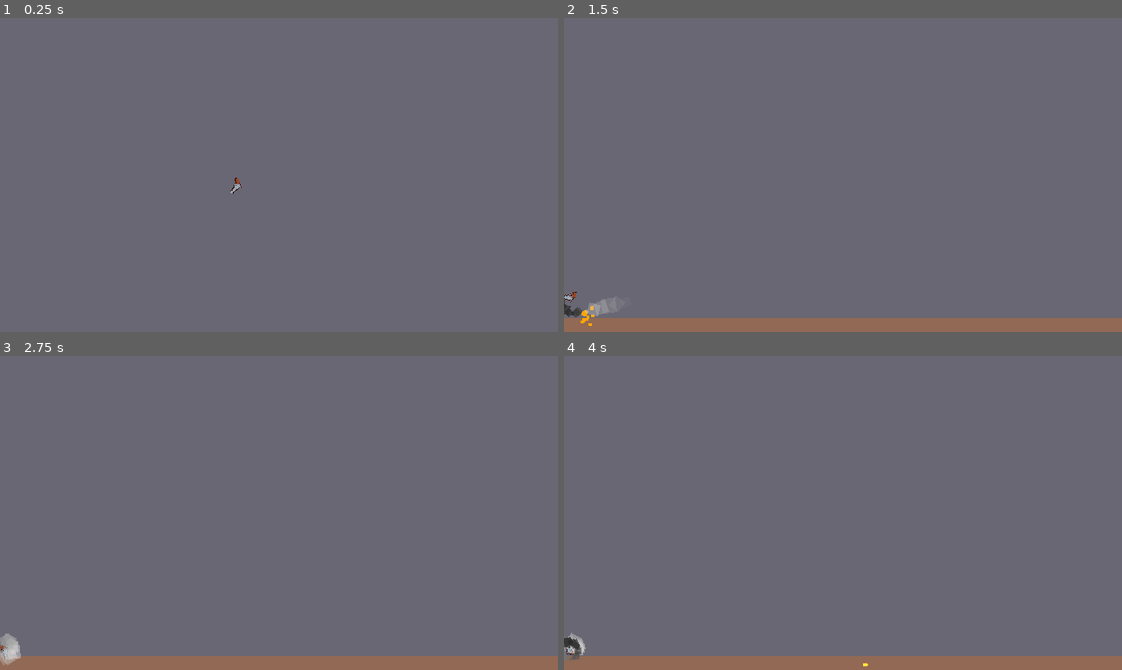
Above: before the commit, frames 1-4 (two rows, left to right).
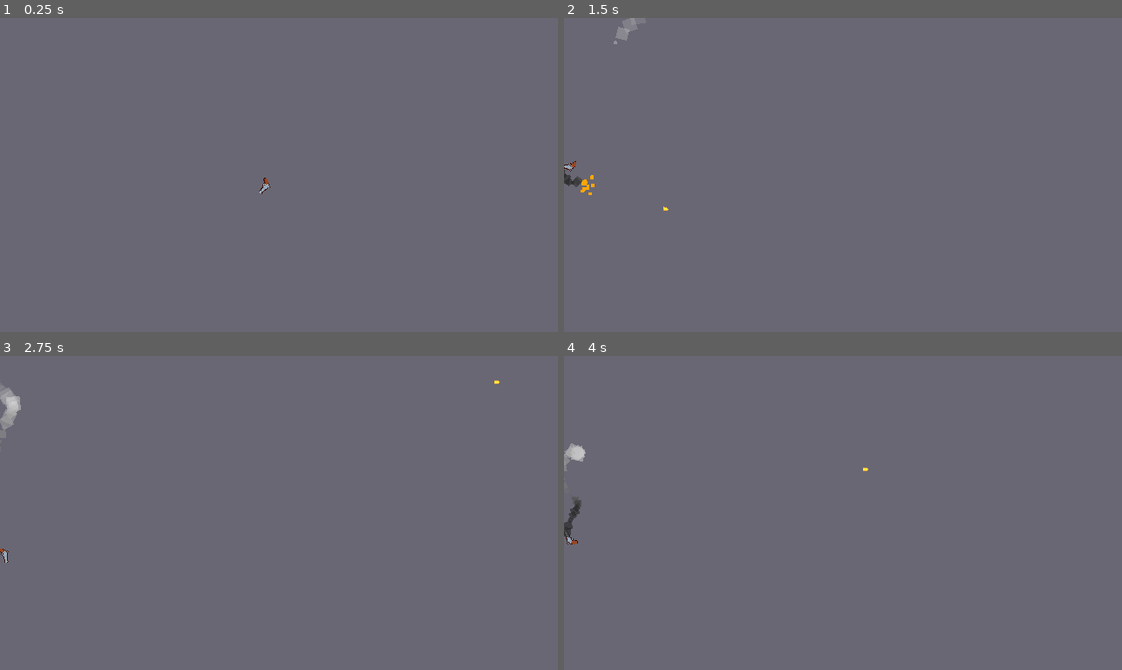
Above: after the commit, the same moments.

Repository: VI6IX/gunning-jump
Game: Godot game, scene res://scenes/main.tscn
The game is run twice, just before and just after one commit, with the same random seed, the same clock (stepped at 60 frames per second) and the same inputs.
Inputs:
- Up to frame 1 (0.25 s): no input
- Up to frame 2 (1.5 s): tap Space (shoot) at 0.6, 1.35 s
- Up to frame 3 (2.75 s): tap Space (shoot) at 2.1 s
- Up to frame 4 (4 s): tap Space (shoot) at 2.85, 3.6 s

The runs differ from the first frame. In frame 1, 0.1% of the frame differs, in the area x 41-49%, y 50-57%; in frame 2, 5.1%, in the area x 0-100%, y 0-100%; in frame 3, 5.0%; in frame 4, 5.0%.

Commit message:
refactor: change Bullet scene root to Node2D
The Hitbox_Component was also created.

Diff:
--- a/scenes/bullet/bullet.gd
+++ b/scenes/bullet/bullet.gd
@@ -1,4 +1,4 @@
-extends Area2D
+extends Node2D
 
 const BULLET_SPEED: float = 900.0
 
--- a/scenes/bullet/bullet.tscn
+++ b/scenes/bullet/bullet.tscn
@@ -2,15 +2,13 @@
 
 [ext_resource type="Texture2D" uid="uid://v7mc45yl21aj" path="res://assets/sprites/bullet_16.png" id="1_7c8un"]
 [ext_resource type="Script" uid="uid://kcxpre78pivh" path="res://scenes/bullet/bullet.gd" id="1_83itf"]
+[ext_resource type="PackedScene" uid="uid://55jyq6sx3cj8" path="res://scenes/components/hitbox_component/hitbox_component.tscn" id="3_c6pnf"]
 
-[sub_resource type="CircleShape2D" id="CircleShape2D_83itf"]
-radius = 4.0
-
-[node name="Bullet" type="Area2D" unique_id=1634369734]
+[node name="Bullet" type="Node2D" unique_id=571650027]
 script = ExtResource("1_83itf")
 
 [node name="Sprite2D" type="Sprite2D" parent="." unique_id=351856658]
 texture = ExtResource("1_7c8un")
 
-[node name="CollisionShape2D" type="CollisionShape2D" parent="." unique_id=597000518]
-shape = SubResource("CircleShape2D_83itf")
+[node name="HitboxComponent" parent="." unique_id=1963439517 node_paths=PackedStringArray("parent") instance=ExtResource("3_c6pnf")]
+parent = NodePath("..")
--- /dev/null
+++ b/scenes/components/hitbox_component/hitbox_component.gd
@@ -0,0 +1,12 @@
+extends Area2D
+
+@export var parent: Node2D
+
+# Called when the node enters the scene tree for the first time.
+func _ready() -> void:
+	print(str(parent.name))
+
+
+# Called every frame. 'delta' is the elapsed time since the previous frame.
+func _process(_delta: float) -> void:
+	pass
--- /dev/null
+++ b/scenes/components/hitbox_component/hitbox_component.tscn
@@ -0,0 +1,6 @@
+[gd_scene format=3 uid="uid://55jyq6sx3cj8"]
+
+[ext_resource type="Script" uid="uid://bi2ao5vcg3e71" path="res://scenes/components/hitbox_component/hitbox_component.gd" id="1_52o3e"]
+
+[node name="HitboxComponent" type="Area2D" unique_id=1963439517]
+script = ExtResource("1_52o3e")
--- a/scenes/main.tscn
+++ b/scenes/main.tscn
@@ -18,7 +18,7 @@
 [node name="Main" type="Node2D" unique_id=1324312788]
 
 [node name="Player" parent="." unique_id=2002667588 instance=ExtResource("2_0wfyh")]
-position = Vector2(272, 88)
+position = Vector2(305, -1178)
 motion_mode = 0
 
 [node name="Camera2D" parent="." unique_id=109566839 node_paths=PackedStringArray("player") instance=ExtResource("3_sugp2")]
--- a/scenes/player/player.gd
+++ b/scenes/player/player.gd
@@ -5,7 +5,6 @@
 @export var bullet: PackedScene
 @export var muzzle_flash: CPUParticles2D
 @export var smoke: CPUParticles2D
-
 
 const GRAVITY: float = 800.0
 const RECOIL: float = 500.0
Binary file added: assets/sprites/landmine_16.png
Not shown, added: assets/sprites/landmine_16.png.import
Not shown, added: scenes/components/hitbox_component/hitbox_component.gd.uid
